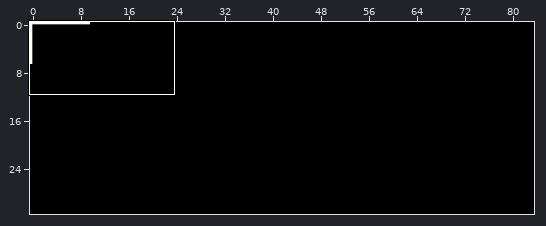
Two versions of a level (Tiled map (JSON), tiled/overworld.json). The picture above shows the old version from afar; the outline marks the close-up.
Close-up. Earlier state:
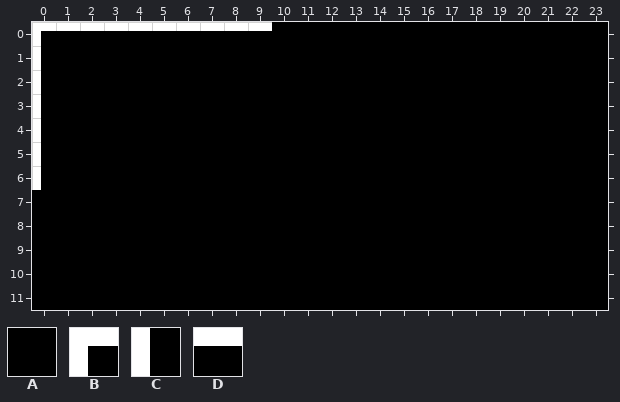
Cells are 16x16 px. Shown: x 0..23, y 0..11. The commit also changed other parts of the map, which this record leaves out.
Key: from "overworld": A 0, B 1, C 2, D 11.
_ is an empty cell.
Layer "Tile Layer 1" before, first column x 0:
 0 BDDDDDDDDDAAAAAAAAAAAAAA
 1 CAAAAAAAAAAAAAAAAAAAAAAA
 2 CAAAAAAAAAAAAAAAAAAAAAAA
 3 CAAAAAAAAAAAAAAAAAAAAAAA
 4 CAAAAAAAAAAAAAAAAAAAAAAA
 5 CAAAAAAAAAAAAAAAAAAAAAAA
 6 CAAAAAAAAAAAAAAAAAAAAAAA
 7 AAAAAAAAAAAAAAAAAAAAAAAA
 8 AAAAAAAAAAAAAAAAAAAAAAAA
 9 AAAAAAAAAAAAAAAAAAAAAAAA
10 AAAAAAAAAAAAAAAAAAAAAAAA
11 AAAAAAAAAAAAAAAAAAAAAAAA
And afterwards:
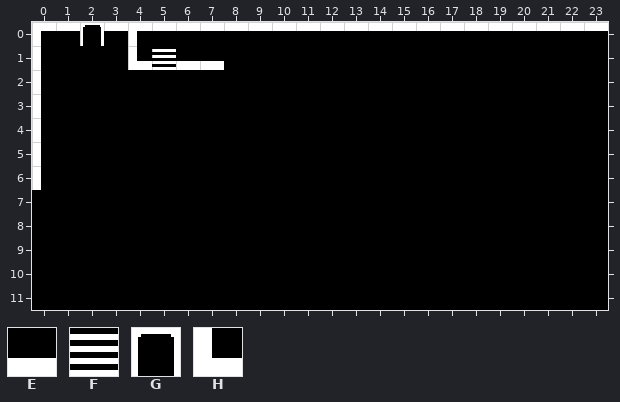
Further tiles: from "overworld": E 3, F 5, G 7, H 8.
The exact change:
Layer "Tile Layer 1":
Tile D gives way to tile B in row 0 at x 4.
Tile A gives way to tile D in row 0 at x 10 to 23.
Tile A gives way to tile E in row 1 at x 6 to 7.
Tile A gives way to tile F in row 1 at x 5.
Tile D gives way to tile G in row 0 at x 2.
Tile A gives way to tile H in row 1 at x 4.
Boxes around the changes in both close-ups, in picture pixels (x1, y1, x2, y2):
changed: (80, 25, 104, 46)
changed: (128, 31, 224, 70)
changed: (272, 22, 608, 31)
